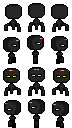
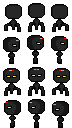
Layer changes from the first w=72, h=128 image to the second:
painted on "misc" over [5, 38, 67, 104]
painted on "eyes" over [7, 42, 65, 111]
painted on "body" over [8, 56, 64, 128]
